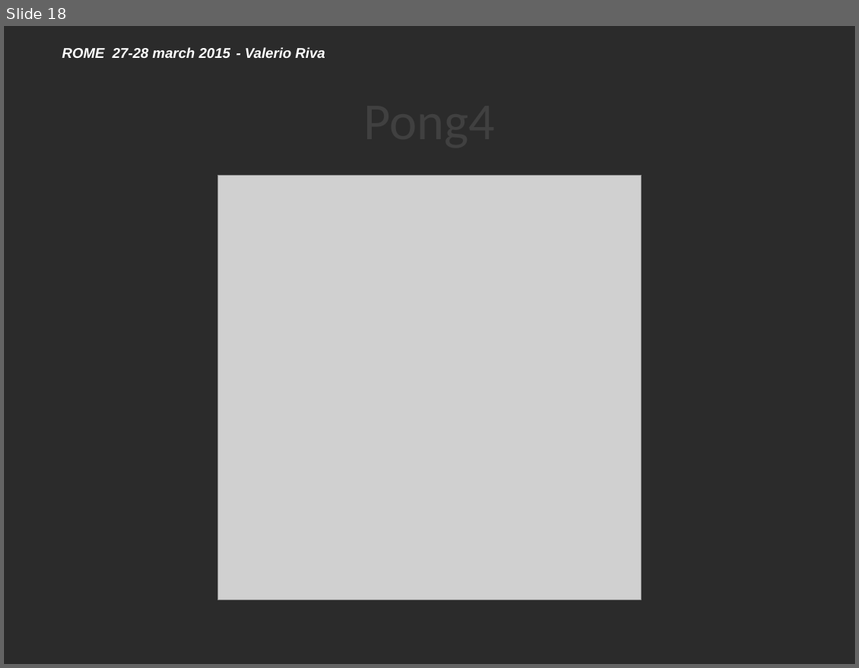
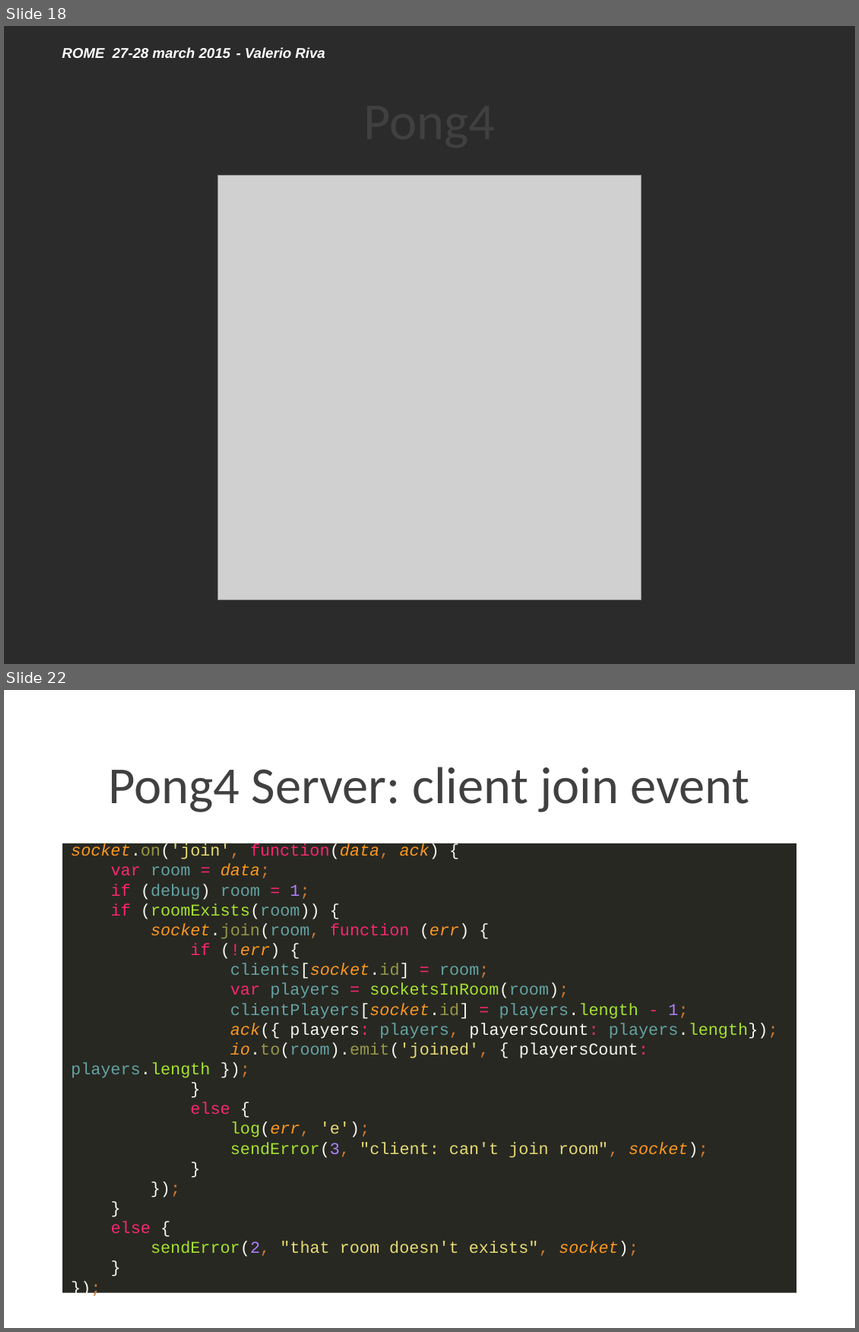
Before and after one commit to Lotti/codemotion2015, a slide deck: slides/slides.pptx. Shown one above the other, each under a label of ours: slide 18 before the commit, slides 18 and 22 after it; the slides between them are not shown. The pictures are 859x668 and 859x1332 pixels, drawn with LibreOffice and Linux fonts; fonts in the diff are those of the drawing; grey boxes stand for pictures; background and template pictures are left out; a plain dark background stands for a picture behind light text. Boxes give left, top, right and bottom in pixels: in the first picture for what was removed or moved away, otherwise in the second. Text is boxed around its words. In the diff, an @@ line names an element or a change of style, - is before the commit and + after.

```diff
--- a/slides/slides.pptx
+++ b/slides/slides.pptx
@@ slide 22 added at [4,690,855,1328], background picture (left out); not listed: 2 template elements that a slide beside it also shows @@
@@ title added at [108,767,750,812], 44 pt, text #404040 @@
+Pong4 Server: client join event
@@ text added at [63,839,797,1297], fill #272822, 14 pt, text #F8F8F2 @@
+socket.on('join', function(data, ack) {
+var room = data;
+if (debug) room = 1;
+if (roomExists(room)) {
+socket.join(room, function (err) {
+if (!err) {
+clients[socket.id] = room;
+var players = socketsInRoom(room);
+clientPlayers[socket.id] = players.length - 1;
+ack({ players: players, playersCount: players.length});
+io.to(room).emit('joined', { playersCount: players.length });
+}
+else {
+log(err, 'e');
+sendError(3, "client: can't join room", socket);
+}
+});
+}
+else {
+sendError(2, "that room doesn't exists", socket);
+}
+});
```
Also in this commit, not shown: 4 slides changed, 6 other slides added, 1 other file.
